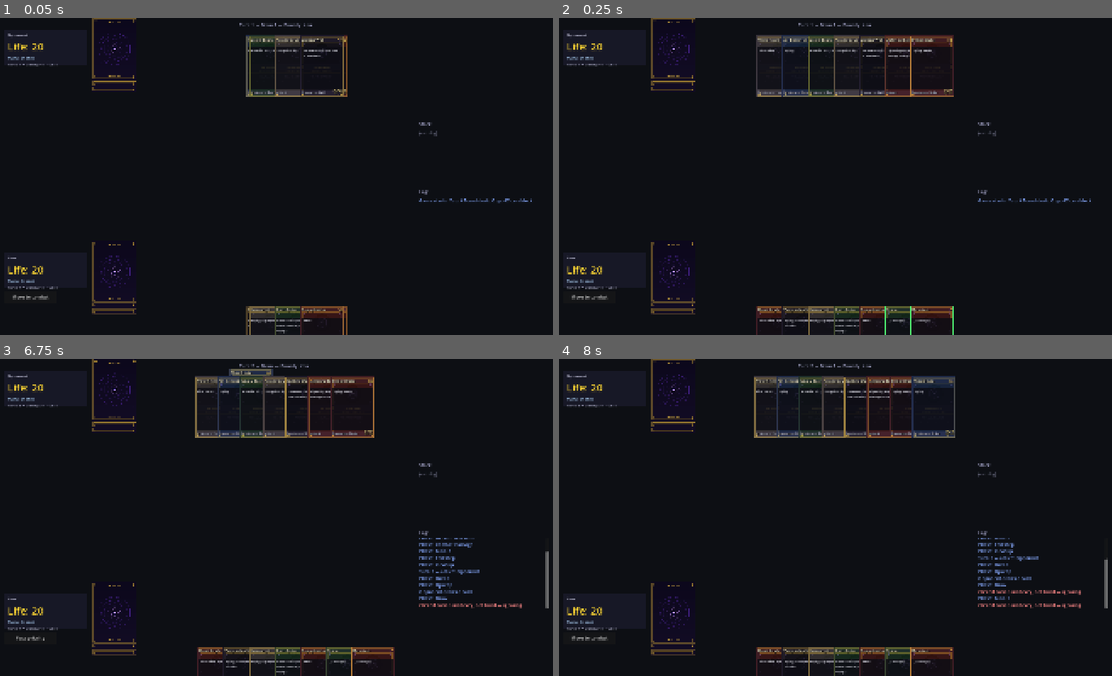
Above: before the commit, frames 1-4 (two rows, left to right).
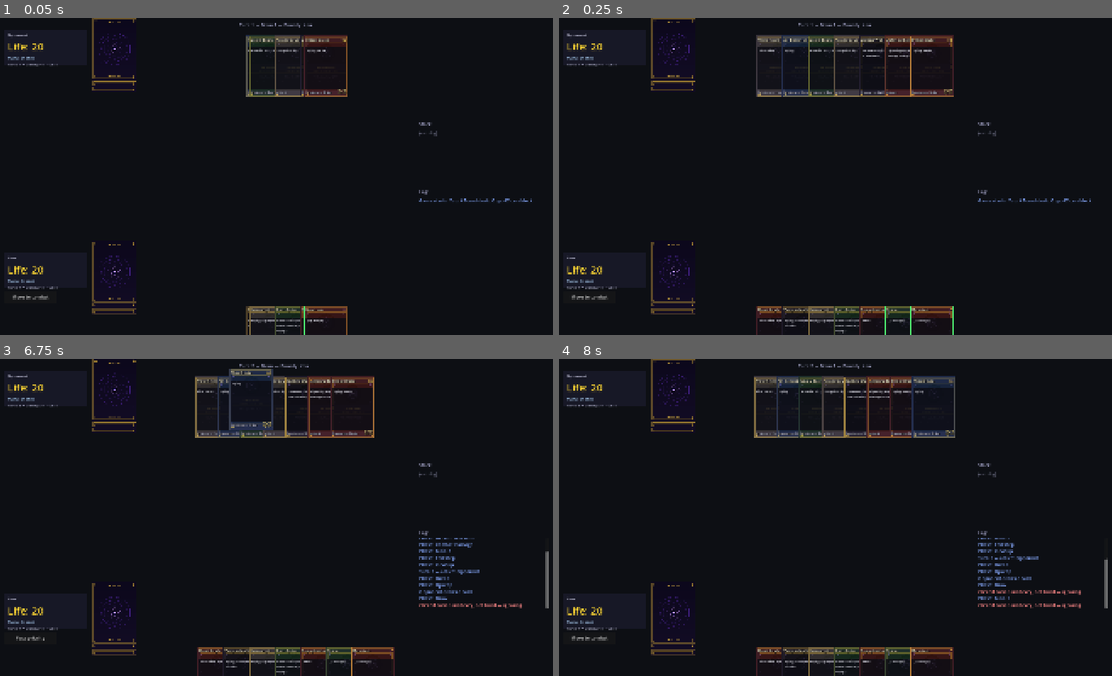
Above: after the commit, the same moments.

Repository: VoeJozzo/Magiclike
Game: Godot game, scene res://scenes/game/game_board.tscn
Same seed, same stepped clock (60 frames per second), same inputs: the game is played once before the commit and once after it.
Inputs (mouse positions are in pixels of both pictures, inside the frame that each line leads up to):
- Up to frame 1 (0.05 s): no input
- Up to frame 2 (0.25 s): no input
- Up to frame 3 (6.75 s): click "Move to combat" at 0.5 s; click "Skip attack" at 1.25 s; click "Continue" at 2 s; click "Continue" at 2.75 s; click "End turn" at 3.5 s; click "Pass priority" at 4.25 s; click "Pass priority" at 5 s; click "Pass priority" at 5.75 s; tap Enter at 6.5 s; drag from (116, 400) to (331, 447) at 6.52 s
- Up to frame 4 (8 s): tap Space at 7.25 s; drag from (675, 400) to (807, 580) at 7.27 s

The runs differ from the first frame. In frame 1, 0.6% of the frame differs, in the area x 54-63%, y 5-100%; in frame 2, nothing differs; in frame 3, 0.6%, in the area x 41-50%, y 5-23%; in frame 4, nothing differs.

Commit message:
Counterspell glow: highlight legal spell targets, drop the (oops) grow
Two fixes plus a BACKLOG refinement.

The "grow" was a misreading of "glow" in playtest feedback — reverting
the 1.15x scale + z-lift from set_target_emphasis (and removing the
method itself; no callers remain). The glow itself is what should
actually highlight legal targets.

Real fix: _collect_legal_target_iids now handles filter == "spell"
(Counterspell case). Previously it early-returned on any non-creature
filter, so the spell-on-stack got no gold-target edge glow during the
picker. Spell entries owned by the opponent (you can't counter your
own by default in MTG) get added to the glow set with state "target"
— same treatment a legal creature would get when Lightning Bolt is
mid-target. Same code path as before, just the missing branch added.

Also refines the BACKLOG layout-cramping item with Joe's directional
preferences: hover-zoom, adaptive spacing (modeled on Hand's existing
logic), multi-row creature layout, stack-as-tray. Drops the land-piling
idea — playtest showed lands don't even fill their row, so volume
isn't the bottleneck.

Phase 4.5c test still passes.

Co-Authored-By: Claude Opus 4.7 (1M context) <noreply@anthropic.com>

Diff:
--- a/scenes/card.gd
+++ b/scenes/card.gd
@@ -286,15 +286,6 @@
 			_legality_glow.glow_color = Color(0, 0, 0, 0)
 
 
-# Visual emphasis for "this card is currently being targeted by something."
-# Used when spell-target mode highlights a stack entry the player can counter.
-# scale + pivot around the card's center; resets cleanly when called with false.
-func set_target_emphasis(emphasized: bool) -> void:
-	pivot_offset = card_size / 2.0
-	scale = Vector2(1.15, 1.15) if emphasized else Vector2.ONE
-	z_index = 5 if emphasized else 0  # float above neighbors when emphasized
-
-
 # Skip HOLDING transition (drag-drop unused). Clicks still flow via on_card_pressed/gui_input.
 func _handle_mouse_pressed() -> void:
 	is_pressed = true
--- a/scenes/game/game_board.gd
+++ b/scenes/game/game_board.gd
@@ -598,17 +598,6 @@
 				continue  # already counted as currently-legal
 			if _can_potentially_cast(card, s):
 				glow_state[card.instance_id] = "playable"
-	# Spell-target mode (Counterspell): visually emphasize the stack visuals
-	# that are legal counter targets. Build a set of iids that match the
-	# "spell on stack, not yours" filter; cards in that set get scaled up.
-	var stack_emphasis: Dictionary = {}
-	if _pending_cast_iid != -1 and _pending_target_filter == "spell":
-		for entry in s.stack.entries:
-			if entry.get("kind", "spell") != "spell":
-				continue
-			if entry.get("controller_key", "") == "you":
-				continue  # can't counter your own spells in MTG by default
-			stack_emphasis[int(entry.get("source_iid", -1))] = true
 	# Apply to every tracked visual. Anything not in the glow set gets
 	# cleared. This keeps the glow in sync with mana / phase / priority
 	# changes without us needing to track previous-frame state.
@@ -617,24 +606,35 @@
 		if visual == null or not visual.has_method("set_legality_glow"):
 			continue
 		visual.set_legality_glow(glow_state.get(iid, "none"))
-		if visual.has_method("set_target_emphasis"):
-			visual.set_target_emphasis(stack_emphasis.has(iid))
 
 
 # Phase 5c UI polish: walk the current state and add every iid that's a
 # legal target under the given filter. Used by both the spell-cast target
 # picker and the trigger target picker.
 func _collect_legal_target_iids(s: EngineState, filter: String, out: Dictionary) -> void:
-	# Filters that allow creature targets: glow legal creatures on either
-	# battlefield (modulo hexproof). Player-only or spell-only filters
-	# don't need a creature glow — player panels handle their own.
+	# "spell" filter (Counterspell): glow legal spell entries on the stack.
+	# Their visuals sit at the stack anchor and get the same gold-target
+	# treatment as a targetable creature would. Triggers can't be countered.
+	# (Player-target filters don't glow anything here — the player panels
+	# handle their own targeting affordance.)
+	if filter == "spell":
+		for entry in s.stack.entries:
+			if entry.get("kind", "spell") != "spell":
+				continue
+			if entry.get("controller_key", "") == "you":
+				continue  # MTG default: can't counter your own spells
+			var siid: int = int(entry.get("source_iid", -1))
+			if siid != -1:
+				out[siid] = "target"
+		return
+	# Creature/any/creature_or_player filters: glow legal creatures on
+	# either battlefield (modulo hexproof for opp's side).
 	if filter != "any" and filter != "creature" and filter != "creature_or_player":
 		return
 	for player in [s.you, s.opp]:
 		for c in player.battlefield:
 			if c.template == null or not (c.template is CreatureResource):
 				continue
-			# Hexproof on opponent's creatures means you can't target them.
 			if c.has_keyword("hexproof") and c.controller_key != "you":
 				continue
 			out[c.instance_id] = "target"
Not shown, changed: docs/BACKLOG.md
